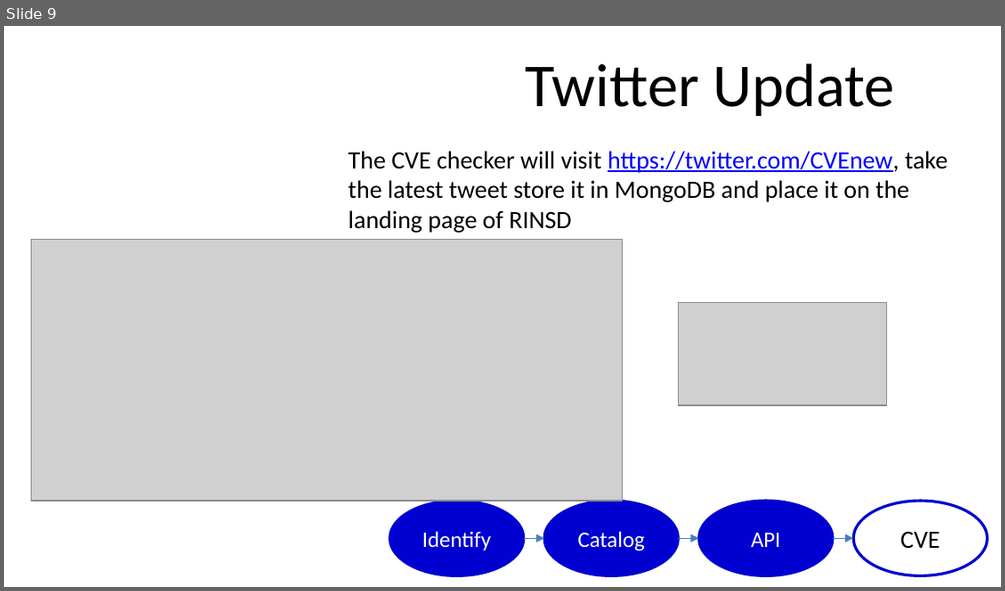
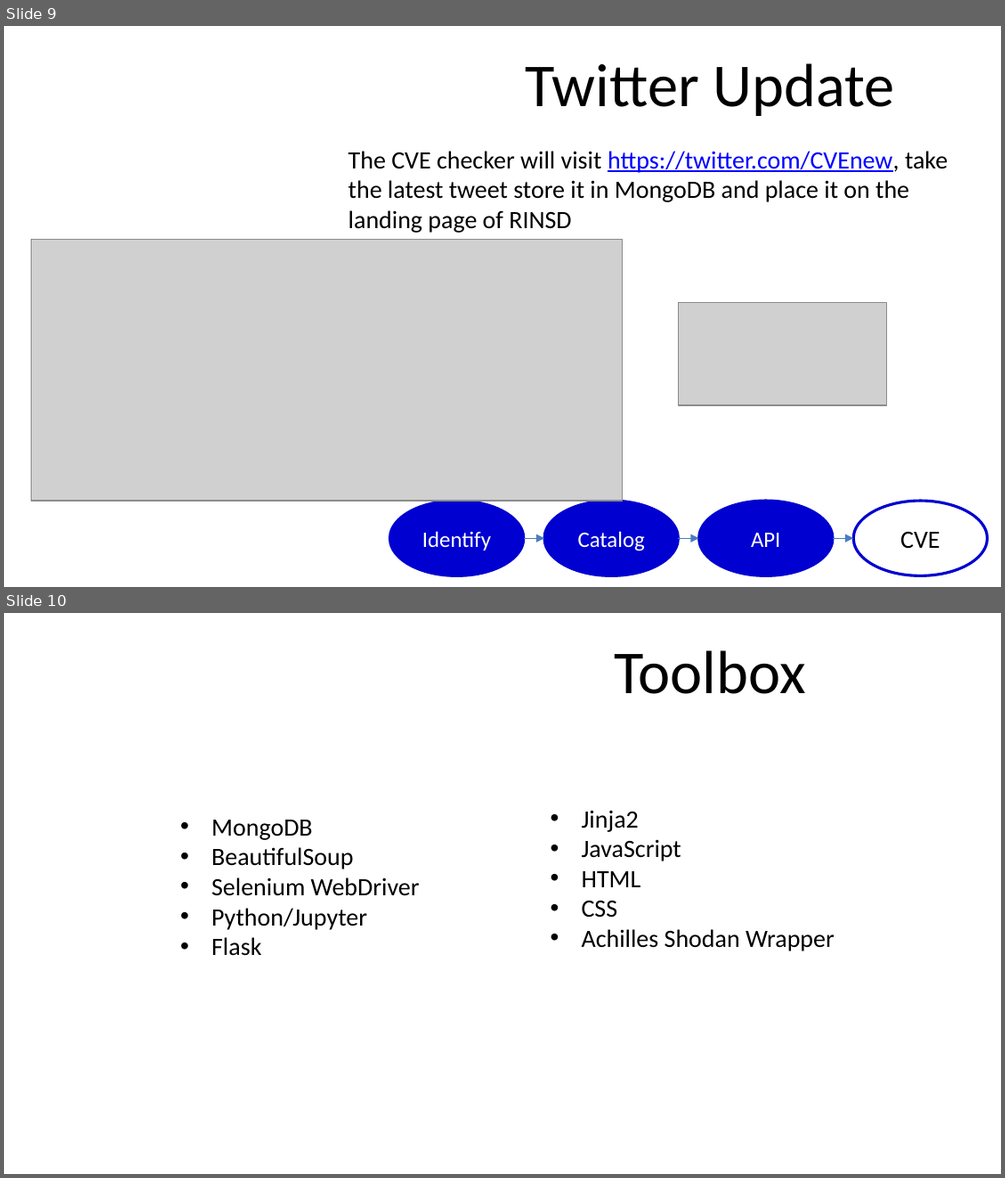
Before and after one commit to CTopham/Builder_Repo, a slide deck: Shodan API/RINSD-Slides.pptx. Shown one above the other, each under a label of ours: slide 9 before the commit, slides 9 and 10 after it. The pictures are 1005x591 and 1005x1178 pixels, drawn with LibreOffice and Linux fonts; fonts in the diff are those of the drawing; grey boxes stand for pictures; background and template pictures are left out. Boxes give left, top, right and bottom in pixels: in the first picture for what was removed or moved away, otherwise in the second. Text is boxed around its words. In the diff, an @@ line names an element or a change of style, - is before the commit and + after.

Commit message:
Fixing Shodan API

```diff
--- a/Shodan API/RINSD-Slides.pptx
+++ b/Shodan API/RINSD-Slides.pptx
@@ slide 10 added at (4,613,1001,1174), background picture (left out) @@
@@ text added at (614,650,805,694), 44 pt, text #000000 @@
+Toolbox
@@ text added at (211,819,420,956), 18 pt, text #000000 @@
+• MongoDB
+• BeautifulSoup
+• Selenium WebDriver
+• Python/Jupyter
+• Flask
@@ text added at (582,810,834,951), 18 pt, text #000000 @@
+• Jinja2
+• JavaScript
+• HTML
+• CSS
+• Achilles Shodan Wrapper
```
Also in this commit, not shown: 1 slide changed, 2 other files.
